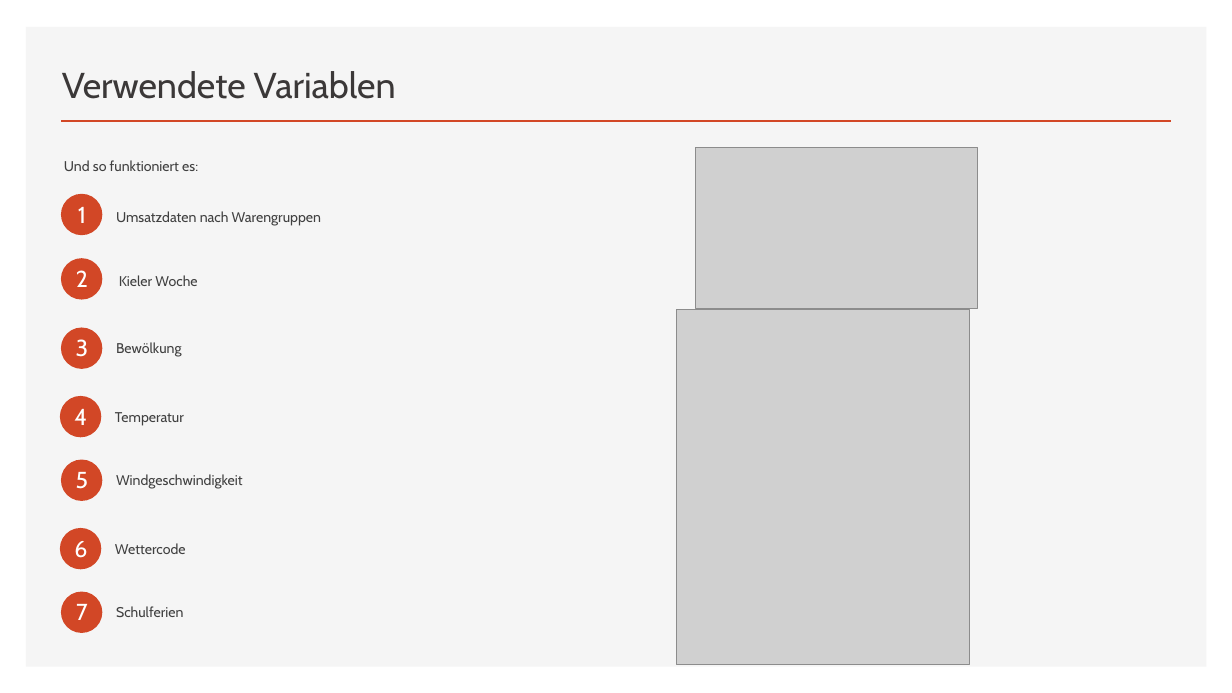
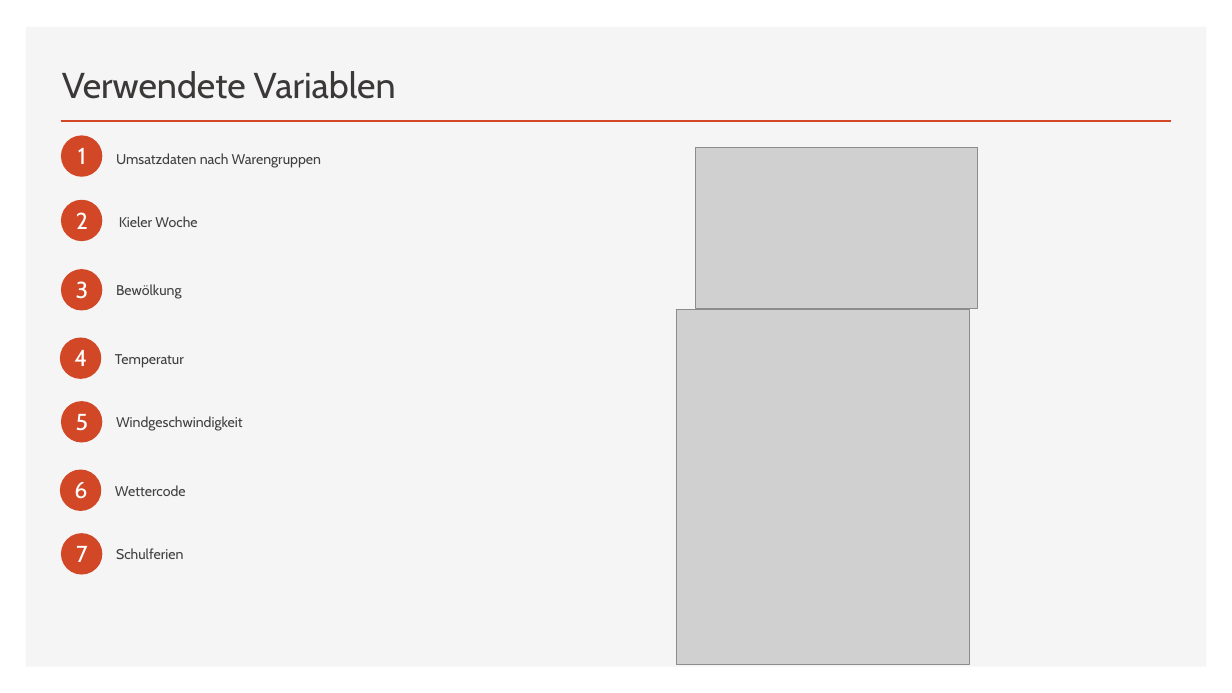
Before and after one commit to annapuu/gruppe3, a slide deck: slide 3 of 4_Presentation/Präsentation.pptx. Drawn at 1232x693 pixels with LibreOffice and Linux fonts; fonts in the diff are those of the drawing; grey boxes stand for pictures. Boxes give left, top, right and bottom in pixels: in the first picture for what was removed or moved away, otherwise in the second. Text is boxed around its words. In the diff, an @@ line names an element or a change of style, - is before the commit and + after.

Commit message:
updated presentation

```diff
--- a/4_Presentation/Präsentation.pptx
+++ b/4_Presentation/Präsentation.pptx
@@ text removed at [64, 160, 198, 171] @@
-Und so funktioniert es:
@@ 14 texts, 7 ellipses: place and size @@
-14 texts, 7 ellipses at [60, 194, 321, 633]
+14 texts, 7 ellipses at [60, 136, 321, 575]
```
Also in this commit, not shown: 1 other slide changed, 4 slides removed.
